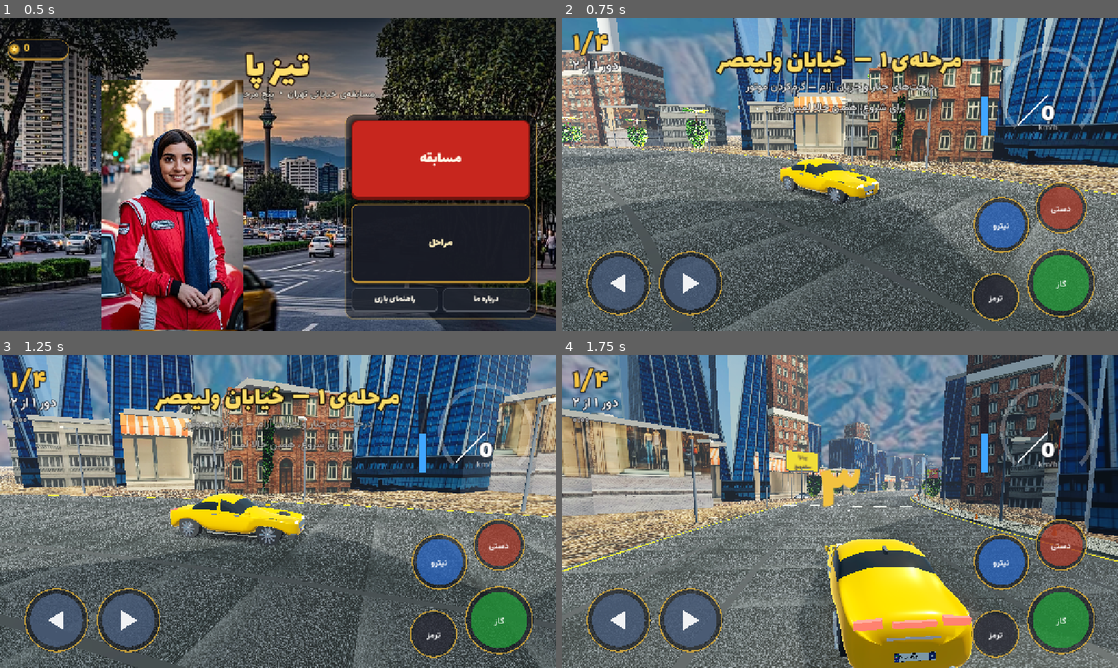
Above: before the commit, frames 1-4 (two rows, left to right).
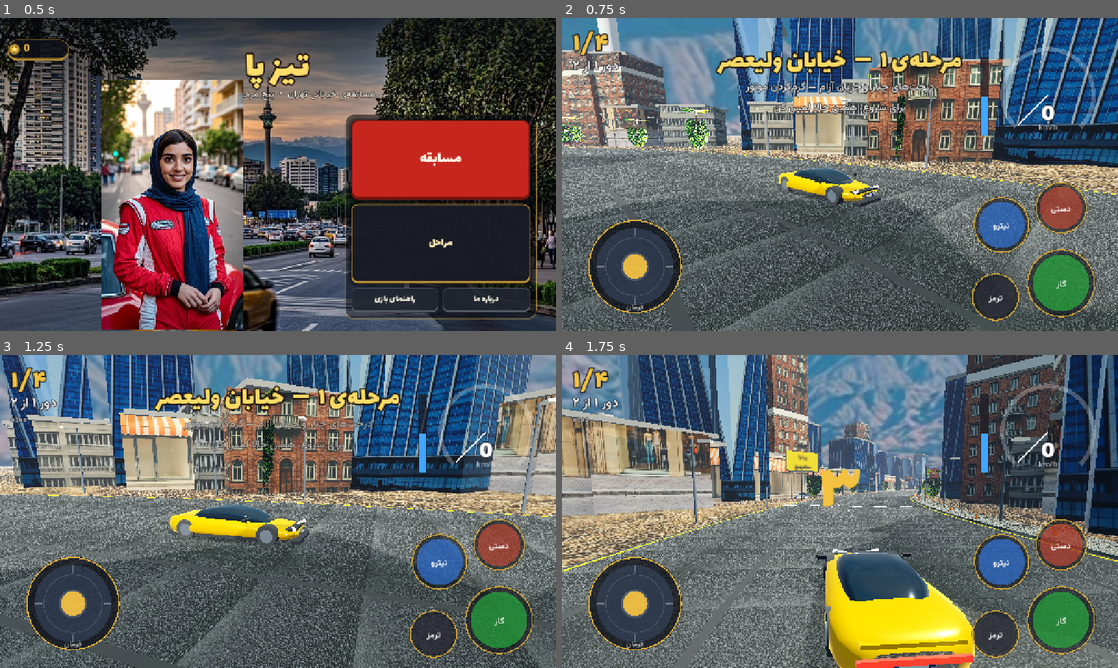
Above: after the commit, the same moments.

Repository: ldrcoir/tiz-pa
Game: Godot game, scene res://scenes/boot.tscn
Two runs of this game, one before a commit and one after it. Both use one fixed random seed, a clock stepped at 60 frames per second and the inputs below.
Inputs (mouse positions are in pixels of both pictures, inside the frame that each line leads up to):
- Up to frame 1 (0.5 s): no input
- Up to frame 2 (0.75 s): click "مسابقه" at 0.5 s
- Up to frame 3 (1.25 s): no input
- Up to frame 4 (1.75 s): tap Enter at 1.25 s; move the mouse to (962, 495) at 1.27 s; hold Right from 1.28 s (still down); tap Shift at 1.35 s; click (962, 495) at 1.42 s; tap Space at 1.52 s

Frame 1 is identical in both runs. In frame 2, 6.4% of the frame differs, in the area x 4-58%, y 44-96%; in frame 3, 7.1%; in frame 4, 13%, in the area x 4-75%, y 58-100%.

Commit message:
نسخهٔ ۰.۱۹ — سه‌بعدیِ کامل به سبک NFS: دو مدلِ اسپرتِ لوفت‌شده (کوپهٔ تیزپا + ابرخودروی وینگ‌دار با رینگِ پره‌دار و چراغ‌های نئونی)، جوی‌استیکِ فرمانِ انالوگِ لمسی با دسته‌گردانِ متحرک و ویبره، آهنگِ واقعیِ ۱:۴۷ دقیقه‌ایِ چندسازواره (کیک/اسنیر/بیسِ فیلتردار/سوپرساو/آرپژ/سایدچین) + غرشِ موتورِ چندموجیِ بی‌درز — جوابِ «بازی nfs را سه بعدی کن، جوی‌استیک، آهنگ واقعی و کنترل لمسی گوشی یادت نره» — فیلمِ ۲۳ثانیه‌ایِ مرحلهٔ آزادی در ema/filmha/film_nfs_3d.mp4

Diff:
--- a/ema/tizpa/scripts/audio_mgr.gd
+++ b/ema/tizpa/scripts/audio_mgr.gd
@@ -16,7 +16,10 @@
         # سانتی‌ها بعد از اولین فریم خوانده می‌شوند — بوت چندصدم سریع‌تر، بدون لکنت
         call_deferred("_sfx_bekhon")
         pakhsh_ahang = AudioStreamPlayer.new()
-        var masire_ahang := "res://assets/audio/music_loop.ogg"
+        # آهنگِ واقعیِ مسابقه‌ای — قطعهٔ کاملِ چندسازواره؛ نسخهٔ قدیمی به‌عنوانِ پشتیبان
+        var masire_ahang := "res://assets/audio/music_nfs.ogg"
+        if not ResourceLoader.exists(masire_ahang):
+                masire_ahang = "res://assets/audio/music_loop.ogg"
         if ResourceLoader.exists(masire_ahang):
                 pakhsh_ahang.stream = load(masire_ahang)
                 if pakhsh_ahang.stream is AudioStreamOggVorbis:
@@ -35,7 +38,11 @@
         pakhsh_vizhe.volume_db = -5.0
         add_child(pakhsh_vizhe)
         pakhsh_motor = AudioStreamPlayer.new()
-        pakhsh_motor.stream = load("res://assets/audio/engine.wav")
+        # غرشِ موتورِ جدید — لوپِ بی‌درزِ چندموجی؛ قدیمی پشتیبان
+        var masire_motor := "res://assets/audio/motor_nfs.wav"
+        if not ResourceLoader.exists(masire_motor):
+                masire_motor = "res://assets/audio/engine.wav"
+        pakhsh_motor.stream = load(masire_motor)
         # لوپ بی‌درز موتور — اگر یک‌بار مکث شنیده شود حس رباتیک می‌دهد
         var jaryan_motor := pakhsh_motor.stream as AudioStreamWAV
         if jaryan_motor != null:
--- a/ema/tizpa/scripts/race3d.gd
+++ b/ema/tizpa/scripts/race3d.gd
@@ -145,6 +145,12 @@
 var x0_fermane_lamsi := 0.0
 var meghdare_fermane_lamsi := 0.0
 var sh_dokmeha := {}                 # نام دکمه → index لمس
+var joy_kontorol: Control = null     # جوی‌استیکِ رویِ صفحه — پایه + دسته‌گردان
+
+# ویبرهٔ کوتاهِ بازخورد — رویِ گوشی واقعی می‌لرزد، رویِ دسکتاپ بی‌اثر است
+func _lerze(milisani: int) -> void:
+        if OS.has_feature("android"):
+                Input.vibrate_handheld(milisani)
 var ja_qabli := Vector3.ZERO        # جای قبلی ماشین — برای زیرگامِ تصادم
 var zaman_gir := 0.0                # چند ثانیه است که پشت مانع گیر کرده
 var dar_gir := false                # حالت برگشت خودکار
@@ -1704,13 +1710,17 @@
 var _sahne_glb: PackedScene = null
 var _bafte_pelak: Texture2D = null
 
-func _sahne_mashin() -> PackedScene:
-        if _sahne_glb == null and ResourceLoader.exists("res://assets/models/tizpa.glb"):
-                _sahne_glb = load("res://assets/models/tizpa.glb")
-        return _sahne_glb
+func _sahne_mashin(kind := "sport") -> PackedScene:
+        # مدل‌های سه‌بعدیِ اسپرتِ سبکِ NFS — اول مدلِ تازه، بعد سدانِ قدیمی
+        var masir_jadid := "res://assets/models/mashin_supercar.glb" if kind == "supercar" else "res://assets/models/mashin_sport.glb"
+        if ResourceLoader.exists(masir_jadid):
+                return load(masir_jadid)
+        if ResourceLoader.exists("res://assets/models/tizpa.glb"):
+                return load("res://assets/models/tizpa.glb")
+        return null
 
 func _mashin_besaz(rang: Color, kind := "sport", with_driver := false) -> Dictionary:
-        var sahne := _sahne_mashin()
+        var sahne := _sahne_mashin(kind)
         if sahne != null:
                 return _mashin_az_glb(sahne, rang, with_driver)
         # اگر مدل بلندر نبود — سازنده‌ی قدیمی هست تا بازی هیچ‌وقت نشکند
@@ -1751,7 +1761,7 @@
         shole.mesh = makute
         shole.material_override = fm
         shole.rotation_degrees = Vector3(-90, 0, 0)
-        shole.position = Vector3(-0.48, 0.30, -2.42)
+        shole.position = Vector3(-0.42, 0.30, -2.50)
         shole.visible = false
         rishe.add_child(shole)
         khoruj["flame"] = shole
@@ -1769,7 +1779,7 @@
         m.roughness = 0.45
         m.texture_filter = BaseMaterial3D.TEXTURE_FILTER_LINEAR_WITH_MIPMAPS_ANISOTROPIC
         var shomare_pelak := 0
-        for qarar in [Vector3(0, 0.44, 2.335), Vector3(0, 0.52, -2.34)]:
+        for qarar in [Vector3(0, 0.36, 2.345), Vector3(0, 0.44, -2.355)]:
                 var q := QuadMesh.new()
                 q.size = Vector2(0.50, 0.106)
                 q.material = m
@@ -1785,7 +1795,7 @@
         # راننده — هلیا با مقنعه، پشت فرمان؛ از شیشه‌ی دودی سیلوئتش پیداست
         var ranande := Node3D.new()
         rishe.add_child(ranande)
-        ranande.position = Vector3(0, 0.58, 0.28)
+        ranande.position = Vector3(0, 0.56, -0.10)
         var sar := SphereMesh.new()
         sar.radius = 0.12
         sar.height = 0.24
@@ -2117,7 +2127,7 @@
         mashin.add_child(dood)
         # رقیب‌ها — جلوی بازیکن گرید می‌شوند (سبک NFS)
         for r in 3:
-                var rr := _mashin_besaz(RANG_RAQIBHA[r % RANG_RAQIBHA.size()], "sport", false)
+                var rr := _mashin_besaz(RANG_RAQIBHA[r % RANG_RAQIBHA.size()], "supercar" if r % 2 == 0 else "sport", false)
                 add_child(rr["root"])
                 _saye_zir(rr["root"])
                 raqibha.append({"root": rr["root"], "wheels": rr["wheels"], "s": 10.0 + 6.0 * r,
@@ -2989,16 +2999,7 @@
                         halqe.draw_circle(c2, z["r"], Color(0.04, 0.05, 0.08, 0.55))
                         halqe.draw_arc(c2, z["r"] - 2.0, 0.0, TAU, 40, Color(0.96, 0.76, 0.25, 0.75), 3.0)
                         halqe.draw_circle(c2, z["r"] * 0.82, z["col"])
-                        if nam == "chap" or nam == "rast":
-                                # فلش پهن — بدون فونت، با مثلث
-                                var samte: float = -1.0 if nam == "chap" else 1.0
-                                var nowghat := PackedVector2Array([
-                                        c2 + Vector2(-samte * 16.0, -22.0),
-                                        c2 + Vector2(-samte * 16.0, 22.0),
-                                        c2 + Vector2(samte * 20.0, 0.0),
-                                ])
-                                halqe.draw_colored_polygon(nowghat, Color(1, 1, 1, 0.92))
-                        elif fnt_dokme != null:
+                        if fnt_dokme != null:
                                 halqe.draw_string(fnt_dokme, Vector2(6, z["r"] + 8), z["label"], HORIZONTAL_ALIGNMENT_CENTER, z["r"] * 2 - 12, 20, Color(1, 1, 1, 0.95)))
                 halqe.mouse_filter = Control.MOUSE_FILTER_IGNORE
                 hud.add_child(halqe)
@@ -3018,6 +3019,31 @@
         eshare_gaz.mouse_filter = Control.MOUSE_FILTER_IGNORE
         hud.add_child(eshare_gaz)
 
+        # ── جوی‌استیکِ فرمان — پایه‌ی ثابت + دسته‌گردانِ انالوگ ──
+        var j: Dictionary = zoonha["joy"]
+        joy_kontorol = Control.new()
+        joy_kontorol.position = j["pos"] - Vector2(j["r"], j["r"])
+        joy_kontorol.size = Vector2(j["r"] * 2, j["r"] * 2)
+        joy_kontorol.draw.connect(func():
+                var c2 := Vector2(j["r"], j["r"])
+                # پایه‌ی نیمه‌شفاف + حلقه‌ی طلاییِ مسابقه‌ای
+                joy_kontorol.draw_circle(c2, j["r"], Color(0.04, 0.05, 0.08, 0.42))
+                joy_kontorol.draw_arc(c2, j["r"] - 2.0, 0.0, TAU, 48, Color(0.96, 0.76, 0.25, 0.80), 3.0)
+                joy_kontorol.draw_arc(c2, j["r"] * 0.62, 0.0, TAU, 40, Color(1, 1, 1, 0.13), 2.0)
+                # چهار جهتِ راهنما
+                for sam in [Vector2.UP, Vector2.DOWN, Vector2.LEFT, Vector2.RIGHT]:
+                        joy_kontorol.draw_line(c2 + sam * j["r"] * 0.66, c2 + sam * j["r"] * 0.82, Color(1, 1, 1, 0.30), 3.0)
+                # دسته‌گردان — با فرمانِ جاری جابه‌جا می‌شود
+                var kh: float = meghdare_fermane_lamsi * j["r"] * 0.58
+                var ja_daste := c2 + Vector2(kh, 0)
+                joy_kontorol.draw_circle(ja_daste, j["r"] * 0.30, Color(1, 1, 1, 0.16))
+                joy_kontorol.draw_circle(ja_daste, j["r"] * 0.26, Color(0.96, 0.76, 0.25, 0.92))
+                # برچسبِ کوچکِ زیرِ پایه
+                if fnt_dokme != null:
+                        joy_kontorol.draw_string(fnt_dokme, Vector2(6, j["r"] * 2 - 10), "فرمان", HORIZONTAL_ALIGNMENT_CENTER, j["r"] * 2 - 12, 17, Color(1, 1, 1, 0.70)))
+        joy_kontorol.mouse_filter = Control.MOUSE_FILTER_IGNORE
+        hud.add_child(joy_kontorol)
+
 # جای دکمه‌ها — هم رسم و هم برخورد لمس از همین یک منبع می‌خوانند
 # روی هر گوشی‌ای با هر نسبت تصویر، دکمه‌ها داخل کادر می‌مانند — اندازه‌ها از ابعاد واقعی صفحه می‌آیند
 func _zoonha() -> Dictionary:
@@ -3028,15 +3054,16 @@
         var labe := clampf(H * 0.055, 22.0, 46.0)          # فاصله از لبه‌ی پایین
         var kenar := clampf(W * 0.045, 60.0, 200.0)        # فاصله از لبه‌های چپ/راست
         var y_paeen := H - labe - r_asli
-        var x_chap := kenar + r_asli
+        var r_joy := clampf(H * 0.150, 78.0, 132.0)        # جوی‌استیکِ بزرگ — انالوگِ واقعی
+        var x_joy := kenar + r_joy
+        var y_joy := H - labe - r_joy
         var x_gaz := W - kenar - r_asli
         return {
                 "gaz": {"pos": Vector2(x_gaz, y_paeen), "r": r_asli * 1.12, "col": Color(0.15, 0.75, 0.25, 0.60), "label": "گاز"},
                 "brake": {"pos": Vector2(x_gaz - r_asli * 2.15, H - labe - r_asli * 0.55), "r": r_asli * 0.78, "col": Color(0.2, 0.2, 0.25, 0.55), "label": "ترمز"},
                 "nitro": {"pos": Vector2(x_gaz - r_asli * 1.95, y_paeen - r_asli * 1.9), "r": r_asli * 0.92, "col": Color(0.2, 0.5, 0.95, 0.60), "label": "نیترو"},
                 "hb": {"pos": Vector2(x_gaz, y_paeen - r_asli * 2.45), "r": r_asli * 0.85, "col": Color(0.9, 0.3, 0.2, 0.55), "label": "دستی"},
-                "chap": {"pos": Vector2(x_chap, y_paeen), "r": r_asli * 1.05, "col": Color(0.35, 0.45, 0.6, 0.60), "label": ""},
-                "rast": {"pos": Vector2(x_chap + r_asli * 2.35, y_paeen), "r": r_asli * 1.05, "col": Color(0.35, 0.45, 0.6, 0.60), "label": ""},
+                "joy": {"pos": Vector2(x_joy, y_joy), "r": r_joy, "col": Color(0.35, 0.45, 0.6, 0.60), "label": "فرمان"},
         }
 
 # ═══════════════════ ورودی ═══════════════════
@@ -3047,20 +3074,28 @@
                 var t := event as InputEventScreenTouch
                 if t.pressed:
                         var zn := _mantaghe_dar(t.position)
-                        if zn == "chap" or zn == "rast" or zn != "":
-                                # همه‌ی دکمه‌ها ناحیه‌ای مشخص دارند؛ کشیدن آزاد فقط وقتی روی هیچ دکمه‌ای نیستی
-                                if zn != "":
-                                        sh_dokmeha[zn] = t.index
-                                        if zn == "nitro":
-                                                nitro_rushan = true
-                                        elif zn == "hb":
-                                                dasti = true
-                                        elif zn == "brake":
-                                                paye_termoz = true
-                                        elif zn == "gaz":
-                                                gaz_feshorde = true
-                                        return
-                        if t.position.x < 430 and id_fermane_lamsi == -1:
+                        if zn == "joy":
+                                # گرفتنِ جوی‌استیک — از همین‌جا به هر سو بکش
+                                if id_fermane_lamsi == -1:
+                                        id_fermane_lamsi = t.index
+                                        x0_fermane_lamsi = t.position.x
+                                        meghdare_fermane_lamsi = 0.0
+                                return
+                        if zn != "":
+                                # همه‌ی دکمه‌ها ناحیه‌ی مشخص دارند
+                                sh_dokmeha[zn] = t.index
+                                if zn == "nitro":
+                                        nitro_rushan = true
+                                        _lerze(60)
+                                elif zn == "hb":
+                                        dasti = true
+                                elif zn == "brake":
+                                        paye_termoz = true
+                                elif zn == "gaz":
+                                        gaz_feshorde = true
+                                return
+                        # لمسِ هر جای دیگر در مسابقه = فرمانِ کششی — دستِ چپ آزاد است
+                        if id_fermane_lamsi == -1 and halat == "race":
                                 id_fermane_lamsi = t.index
                                 x0_fermane_lamsi = t.position.x
                                 meghdare_fermane_lamsi = 0.0
@@ -3083,7 +3118,9 @@
         elif event is InputEventScreenDrag:
                 var d := event as InputEventScreenDrag
                 if d.index == id_fermane_lamsi:
-                        meghdare_fermane_lamsi = clampf((d.position.x - x0_fermane_lamsi) / 160.0, -1.0, 1.0)
+                        # شعاعِ جوی‌استیک = مسِ انالوگ؛ هرچه بزرگ‌تر، فرمان دقیق‌تر
+                        var shoa: float = _zoonha()["joy"]["r"] * 0.80
+                        meghdare_fermane_lamsi = clampf((d.position.x - x0_fermane_lamsi) / shoa, -1.0, 1.0)
         # کیبورد برای تست دسکتاپ
         if event is InputEventKey and event.pressed:
                 if event.keycode == KEY_SPACE:
@@ -3159,9 +3196,12 @@
 
 func _voroode_mosabeqe() -> void:
         var ks := _ferman_kibord()
-        # فرمان = کشیدن انگشت + کلید + دکمه‌های چپ/راست
-        fermane_dokme = (1.0 if sh_dokmeha.has("rast") else 0.0) - (1.0 if sh_dokmeha.has("chap") else 0.0)
-        mizane_ferman = clampf(ks + meghdare_fermane_lamsi + fermane_dokme, -1.0, 1.0)
+        # فرمان = جوی‌استیکِ انالوگ (با منطقه‌ی مرده) + کلید
+        var magh_lamsi := 0.0
+        if absf(meghdare_fermane_lamsi) > 0.07:
+                magh_lamsi = (meghdare_fermane_lamsi - signf(meghdare_fermane_lamsi) * 0.07) / 0.93
+        fermane_dokme = 0.0
+        mizane_ferman = clampf(ks + magh_lamsi + fermane_dokme, -1.0, 1.0)
         if halat == "finish":
                 paye_gaz = 0.35
                 dasti = false
@@ -3180,6 +3220,8 @@
 func _hasteye_hud() -> void:
         if sanje_hud:
                 sanje_hud.queue_redraw()
+        if joy_kontorol != null:
+                joy_kontorol.queue_redraw()   # دسته‌ی جوی‌استیک هر فریم جابه‌جا شود
         if sharge_nitro:
                 sharge_nitro.size.y = 176.0 * nitro
                 sharge_nitro.position.y = 180.0 - 176.0 * nitro
Not shown, added: ema/tizpa/assets/audio/motor_nfs.wav.import
Not shown, added: ema/tizpa/assets/audio/music_nfs.ogg.import
Not shown, changed: ema/tizpa/assets/fonts/Lalezar-Regular.ttf.import
Not shown, changed: ema/tizpa/assets/fonts/Vazirmatn-Bold.ttf.import
Not shown, changed: ema/tizpa/assets/fonts/Vazirmatn-Regular.ttf.import
Not shown, changed: ema/tizpa/assets/models/Textures/colormap.png.import
Binary file added: ema/tizpa/assets/models/mashin_sport.glb
Not shown, added: ema/tizpa/assets/models/mashin_sport.glb.import
Binary file added: ema/tizpa/assets/models/mashin_supercar.glb
Not shown, added: ema/tizpa/assets/models/mashin_supercar.glb.import
Not shown, changed: ema/tizpa/assets/models/tizpa.glb.import
Not shown, changed: ema/tizpa/assets/models/vehicle-motorcycle.glb.import
(and 149 more such lines)
